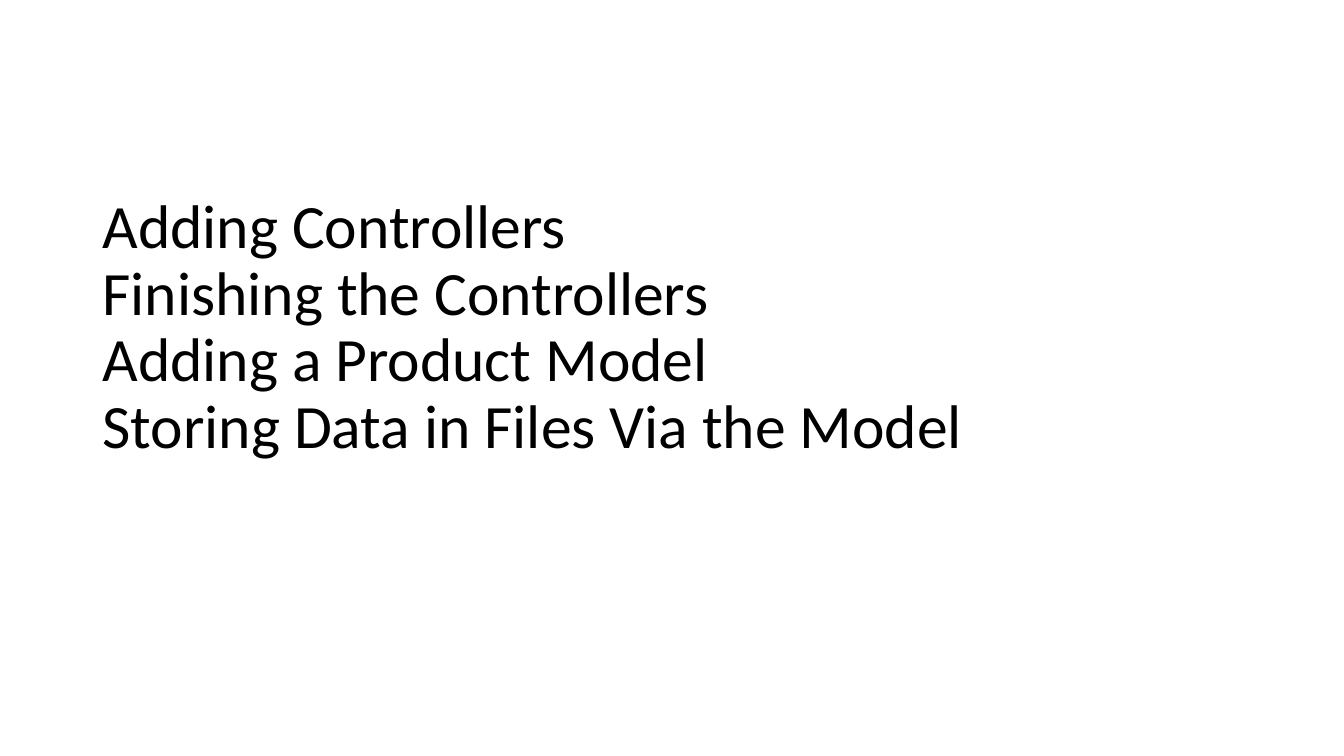
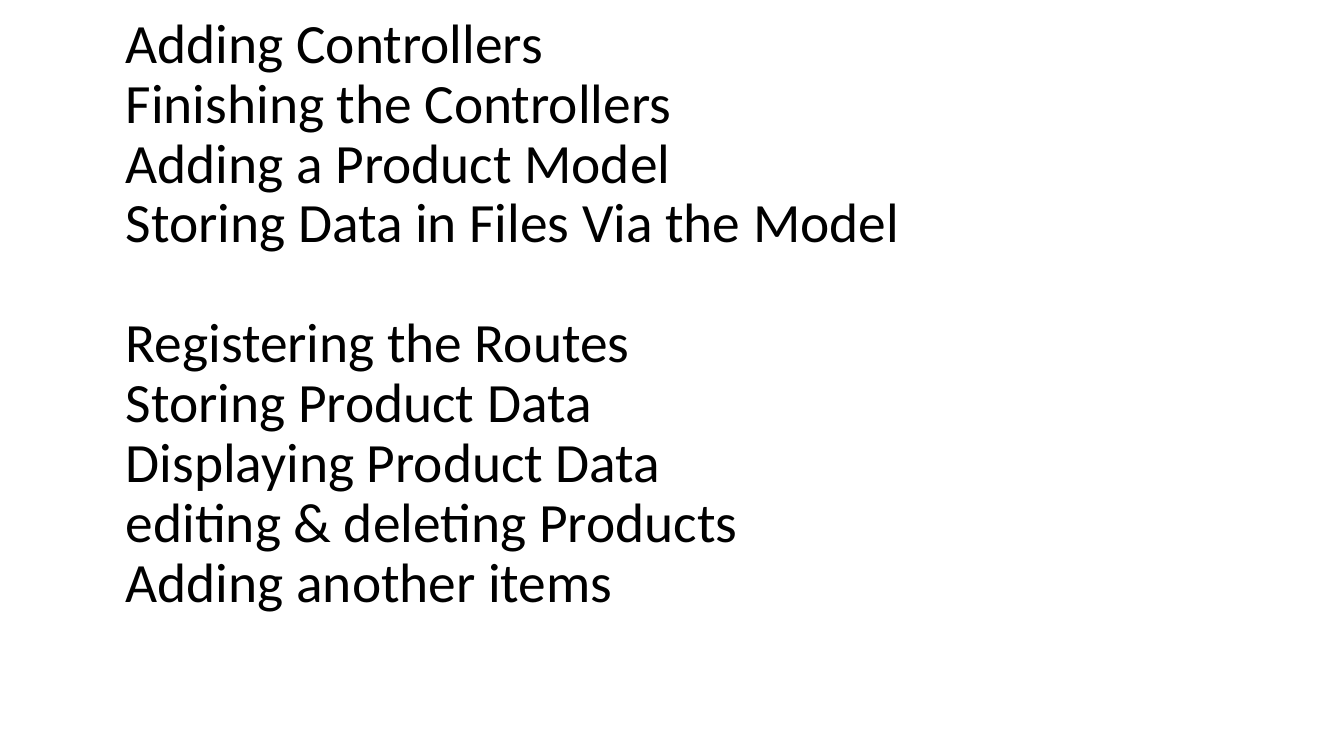
Before and after one commit to PiyushChaturvedii/batch03, a slide deck: slide 51 of What is Node.pptx. Drawn at 1344x756 pixels with LibreOffice and Linux fonts; fonts in the diff are those of the drawing. Boxes give left, top, right and bottom in pixels: in the first picture for what was removed or moved away, otherwise in the second. Text is boxed around its words. In the diff, an @@ line names an element or a change of style, - is before the commit and + after.

Commit message:
"editing product" linked

```diff
--- a/What is Node.pptx
+++ b/What is Node.pptx
@@ title at (126, 84, 899, 612): text changed; size 44 to 39.6 pt @@
-Adding Controllers
-Finishing the Controllers
-Adding a Product Model
-Storing Data in Files Via the Model
+Adding Controllers
+Finishing the Controllers
+Adding a Product Model
+Storing Data in Files Via the Model
+Registering the Routes
+Storing Product Data
+Displaying Product Data
+editing & deleting Products
+Adding another items
```
Also in this commit, not shown: 3 slides added, 34 other files.
